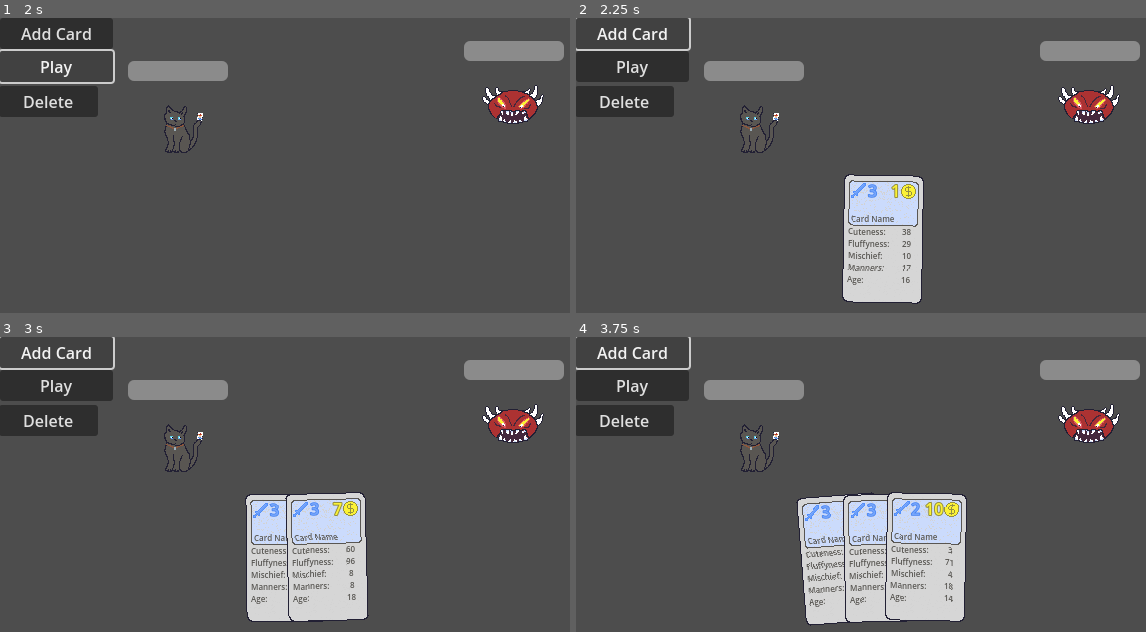
Above: before the commit, frames 1-4 (two rows, left to right).
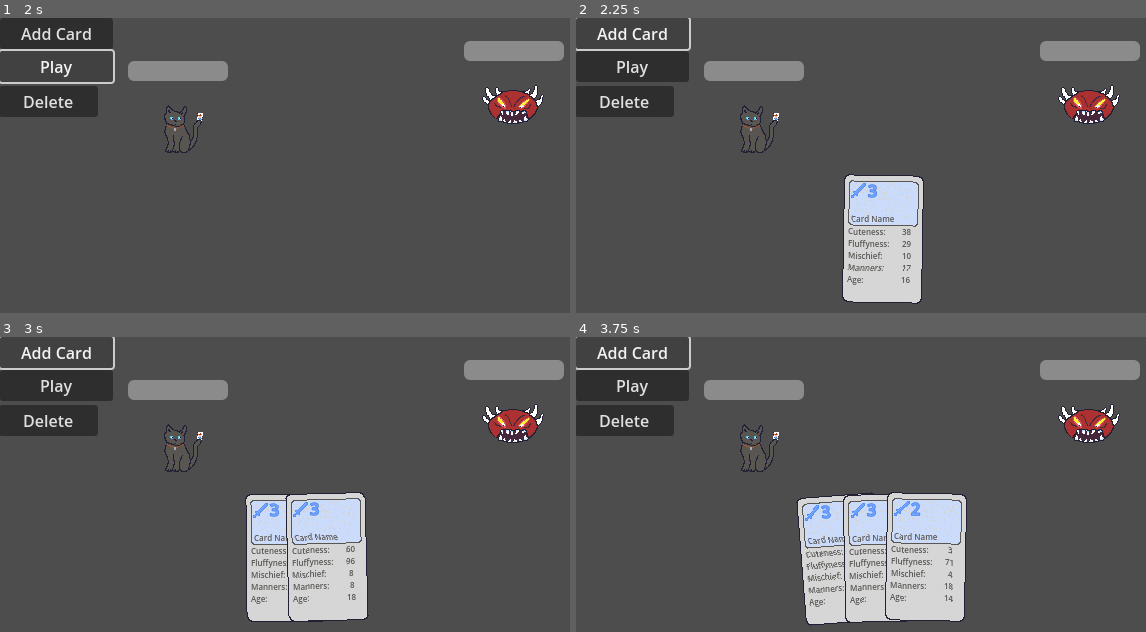
Above: after the commit, the same moments.

Repository: zcbntr/bucinum
Game: Godot game, scene res://scenes/main.tscn
Same seed, same stepped clock (60 frames per second), same inputs: the game is played once before the commit and once after it.
Inputs:
- Up to frame 1 (2 s): click "Play" at 0.5 s; click "Play" at 1.25 s
- Up to frame 2 (2.25 s): click "Add Card" at 2 s
- Up to frame 3 (3 s): click "Add Card" at 2.75 s
- Up to frame 4 (3.75 s): click "Add Card" at 3.5 s

Frame 1 is identical in both runs. In frame 2, 0.1% of the frame differs, in the area x 55-60%, y 56-62%; in frame 3, 0.2%; in frame 4, 0.2%, in the area x 61-68%, y 55-62%.

Commit message:
Add victory and game over conditions

Diff:
--- a/scenes/card.tscn
+++ b/scenes/card.tscn
@@ -43,6 +43,7 @@
 texture = ExtResource("1_epeui")
 
 [node name="CostDisplay" type="Node2D" parent="."]
+visible = false
 
 [node name="CostBaseSprite" type="Sprite2D" parent="CostDisplay"]
 position = Vector2(25, -48)
--- a/scenes/main.tscn
+++ b/scenes/main.tscn
@@ -1,13 +1,63 @@
-[gd_scene load_steps=6 format=3 uid="uid://dcupv7h1p5be4"]
+[gd_scene load_steps=9 format=3 uid="uid://dcupv7h1p5be4"]
 
 [ext_resource type="PackedScene" uid="uid://pa0j5wu1w7du" path="res://scenes/deck_and_hand.tscn" id="1_6gf0c"]
 [ext_resource type="Script" path="res://scripts/main.gd" id="1_s1fn5"]
 [ext_resource type="Texture2D" uid="uid://l6onrvfxupol" path="res://sprites/player-placeholder.png" id="2_erpi8"]
 [ext_resource type="Script" path="res://scripts/character.gd" id="2_hnhx5"]
 [ext_resource type="Texture2D" uid="uid://fx7ntwbaigke" path="res://sprites/enemy-placeholder.png" id="3_m1clj"]
+[ext_resource type="Script" path="res://scripts/game_controller.gd" id="6_8xm4k"]
+
+[sub_resource type="LabelSettings" id="LabelSettings_qrjun"]
+font_size = 24
+font_color = Color(0.635137, 0.144459, 0.0832287, 1)
+outline_size = 2
+outline_color = Color(0, 0, 0, 1)
+shadow_size = 3
+shadow_color = Color(0, 0, 0, 0.243137)
+
+[sub_resource type="LabelSettings" id="LabelSettings_fyt5l"]
+font_size = 24
+outline_size = 3
+outline_color = Color(0, 0, 0, 1)
+shadow_size = 2
+shadow_color = Color(0, 0, 0, 0.27451)
 
 [node name="Main" type="Node2D"]
 script = ExtResource("1_s1fn5")
+
+[node name="CanvasLayer" type="CanvasLayer" parent="."]
+
+[node name="GameOverOverlay" type="ColorRect" parent="CanvasLayer"]
+visible = false
+offset_right = 640.0
+offset_bottom = 320.0
+color = Color(0.603922, 0.196078, 0.196078, 0.376471)
+
+[node name="Label" type="Label" parent="CanvasLayer/GameOverOverlay"]
+layout_mode = 0
+offset_left = 249.0
+offset_top = 54.0
+offset_right = 379.0
+offset_bottom = 88.0
+text = "Game Over"
+label_settings = SubResource("LabelSettings_qrjun")
+horizontal_alignment = 1
+
+[node name="VictoryOverlay" type="ColorRect" parent="CanvasLayer"]
+visible = false
+offset_right = 639.0
+offset_bottom = 318.0
+color = Color(1, 1, 1, 0.105882)
+
+[node name="Label" type="Label" parent="CanvasLayer/VictoryOverlay"]
+layout_mode = 0
+offset_left = 276.0
+offset_top = 54.0
+offset_right = 357.0
+offset_bottom = 88.0
+text = "Victory"
+label_settings = SubResource("LabelSettings_fyt5l")
+horizontal_alignment = 1
 
 [node name="DeckAndHand" parent="." instance=ExtResource("1_6gf0c")]
 
@@ -16,6 +66,7 @@
 [node name="PlayerCharacter" type="Node2D" parent="GameScreen"]
 script = ExtResource("2_hnhx5")
 health = 10
+cards_left_to_play_in_round = 20
 
 [node name="PlayerSprite" type="Sprite2D" parent="GameScreen/PlayerCharacter"]
 position = Vector2(179, 112)
@@ -32,6 +83,7 @@
 [node name="EnemyCharacter" type="Node2D" parent="GameScreen"]
 script = ExtResource("2_hnhx5")
 health = 10
+cards_left_to_play_in_round = 20
 
 [node name="EnemySprite" type="Sprite2D" parent="GameScreen/EnemyCharacter"]
 position = Vector2(513, 92)
@@ -45,4 +97,7 @@
 value = 100.0
 show_percentage = false
 
+[node name="GameController" type="Node2D" parent="."]
+script = ExtResource("6_8xm4k")
+
 [connection signal="card_played" from="DeckAndHand" to="." method="_on_deck_and_hand_card_played"]
--- a/scripts/card.gd
+++ b/scripts/card.gd
@@ -28,6 +28,7 @@
 
 # Called when the node enters the scene tree for the first time.
 func _ready() -> void:
+	$CostDisplay.visible = false
 	pass
 
 func set_values(_name: String, _description: String, _cost: int, _damage: int, _stats: Dictionary) -> void:
--- a/scripts/character.gd
+++ b/scripts/character.gd
@@ -3,6 +3,8 @@
 
 @export var max_health: int = 10
 @export var health: int = max_health
+@export var max_armour: int = 100
+@export var armour: int = 0
 @export var max_cards_per_round: int = 20
 @export var cards_left_to_play_in_round: int = max_cards_per_round
 
@@ -16,6 +18,11 @@
 		($HealthBar as ProgressBar).max_value = max_health
 	if (($HealthBar as ProgressBar).value != health):
 		($HealthBar as ProgressBar).value = health
+
+func add_armour(_amount: int) -> void:
+	armour += _amount
+	if (armour > max_armour):
+		armour = max_armour
 
 func spend_cards(_amount: int) -> void:
 	cards_left_to_play_in_round -= _amount
--- /dev/null
+++ b/scripts/game_controller.gd
@@ -0,0 +1,37 @@
+class_name GameController extends Node2D
+
+enum GameState {
+	PLAYER_TURN,
+	ENEMY_TURN,
+	GAMEOVER,
+	ROUND_WON,
+	VICTORY,
+	SHOP
+}
+
+@onready var current_state: GameState = GameState.PLAYER_TURN
+
+func transition(next_state: GameState):
+	current_state = next_state
+	match current_state:
+		GameState.PLAYER_TURN:
+			pass
+		GameState.ENEMY_TURN:
+			pass
+		GameState.GAMEOVER:
+			pass
+		GameState.ROUND_WON:
+			pass
+		GameState.VICTORY:
+			pass
+		GameState.SHOP:
+			pass
+
+# Called when the node enters the scene tree for the first time.
+func _ready() -> void:
+	pass # Replace with function body.
+
+
+# Called every frame. 'delta' is the elapsed time since the previous frame.
+func _process(delta: float) -> void:
+	pass
--- a/scripts/main.gd
+++ b/scripts/main.gd
@@ -3,18 +3,53 @@
 @export var player_character: Character
 @export var enemy_character: Character
 
+@onready var game_controller: GameController = $GameController
+
+var enemy_character_state: int = 0
+
 # Called when the node enters the scene tree for the first time.
 func _ready() -> void:
-	pass # Replace with function body.
+	player_character = $GameScreen/PlayerCharacter
+	enemy_character = $GameScreen/EnemyCharacter
 
 
 # Called every frame. 'delta' is the elapsed time since the previous frame.
 func _process(delta: float) -> void:
-	pass
+	if game_controller.current_state == GameController.GameState.ENEMY_TURN:
+#		AI Logic
+		if enemy_character_state == 0:
+			enemy_character.add_armour(1)
+			pass
+		elif enemy_character_state == 1:
+			enemy_character.add_armour(2)
+			pass
+		elif enemy_character_state == 2:
+			enemy_character.add_armour(3)
+			pass
+
+		enemy_character_state = posmod(enemy_character_state + 1, 3)
+		game_controller.transition(GameController.GameState.PLAYER_TURN)
+
+	elif game_controller.current_state == GameController.GameState.VICTORY:
+		$CanvasLayer/VictoryOverlay.visible = true
+	elif game_controller.current_state == GameController.GameState.GAMEOVER:
+		$CanvasLayer/GameOverOverlay.visible = true
 
 
 func _on_deck_and_hand_card_played(card: Card) -> void:
-	card.play({
-		"caster": $GameScreen/PlayerCharacter,
-		"targets": [$GameScreen/EnemyCharacter]
-	})
+#	Turn into a player turn method
+#		Eventually make a function to calculate card cost - modifiers should change it
+	var card_cost: int = 1
+	if card_cost <= player_character.cards_left_to_play_in_round:
+		card.play({
+			"caster": $GameScreen/PlayerCharacter,
+			"targets": [$GameScreen/EnemyCharacter]
+		})
+
+	if (enemy_character.health <= 0):
+		game_controller.transition(GameController.GameState.ROUND_WON)
+	elif (player_character.health <= 0):
+		game_controller.transition(GameController.GameState.GAMEOVER)
+
+	game_controller.transition(GameController.GameState.ENEMY_TURN)
+#	Run enemy turn method
